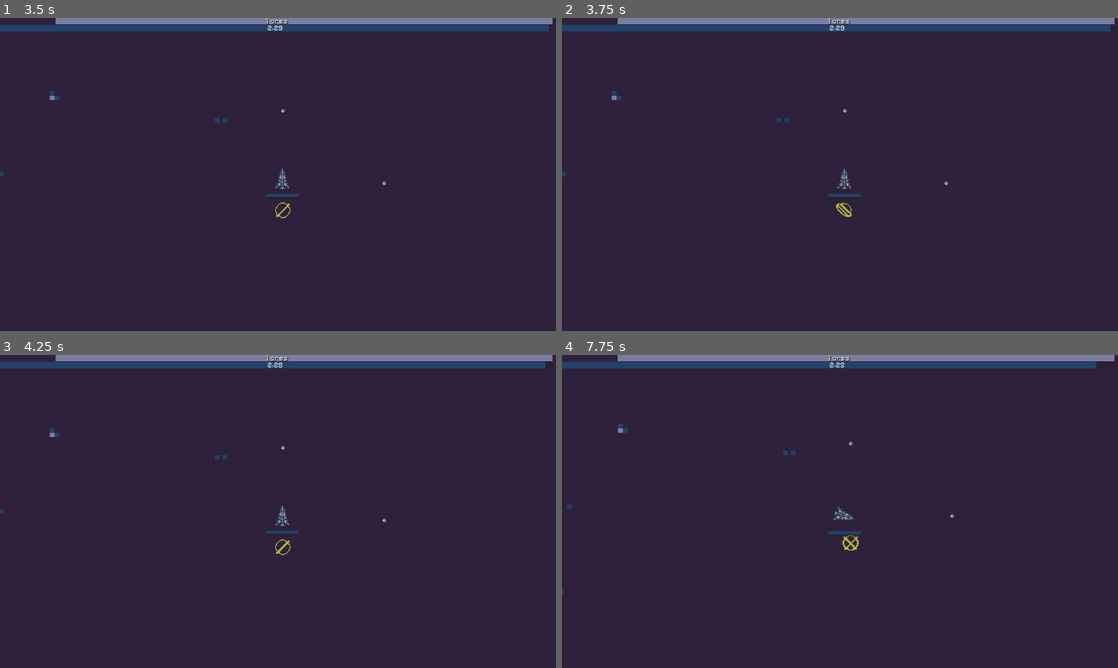
Above: before the commit, frames 1-4 (two rows, left to right).
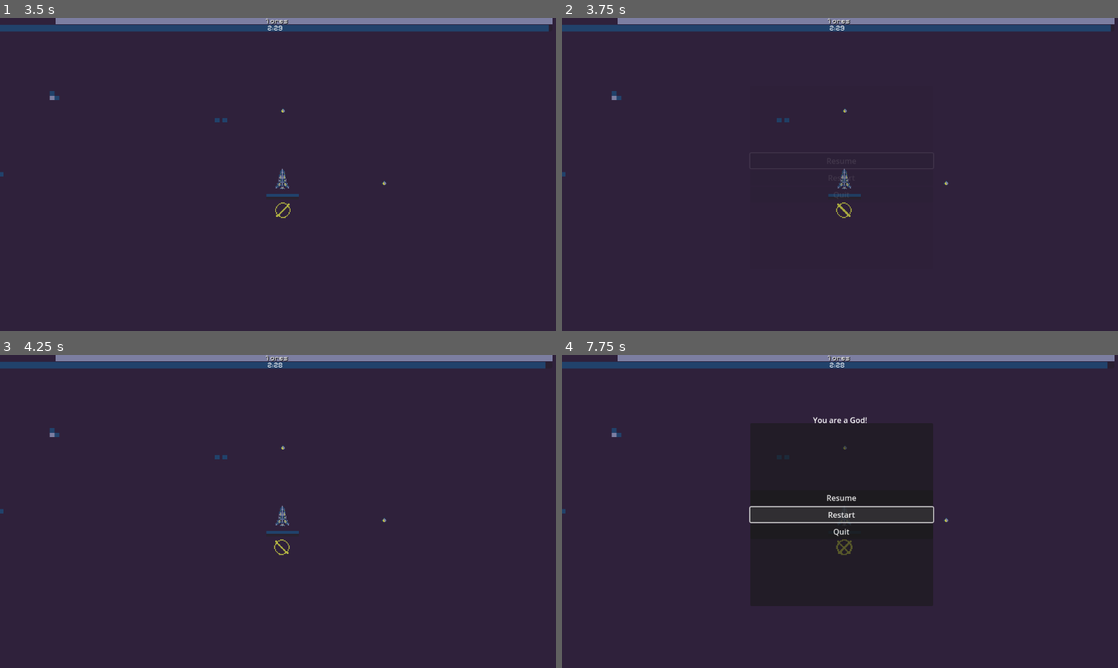
Above: after the commit, the same moments.

Repository: iparosds/Quantum-Reflections
Game: Godot game, scene res://scenes/menu.tscn
The game is run twice, just before and just after one commit, with the same random seed, the same clock (stepped at 60 frames per second) and the same inputs.
Inputs (mouse positions are in pixels of both pictures, inside the frame that each line leads up to):
- Up to frame 1 (3.5 s): click "Credits" at 0.5 s; move the mouse to (400, 158) at 1.27 s; hold Right (move_right) 1.28-2 s; tap Tab (boost) at 1.35 s; click "Back" at 2 s; click "New Game" at 2.75 s
- Up to frame 2 (3.75 s): tap Enter (enter) at 3.5, 3.6 s; move the mouse to (728, 190) at 3.52 s; hold Escape (back) from 3.53 s (still down)
- Up to frame 3 (4.25 s): keep holding Escape (back)
- Up to frame 4 (7.75 s): tap Space at 4.25 s; move the mouse to (895, 442) at 4.27 s; release Escape (back) at 4.28 s; hold Right (move_right) 4.28-5.03 s; tap 7 (god) at 4.35, 6.6 s; move the mouse to (812, 574) at 5.02 s; hold Up (move_up) 5.03-5.78 s; tap Tab (boost) at 5.1, 7.35 s; move the mouse to (1006, 558) at 5.77 s; hold A (move_left) 5.78-7.28 s; tap Enter (enter) at 5.85 s; tap P (pause) at 6.4 s; move the mouse to (673, 464) at 6.52 s; move the mouse to (867, 511) at 7.27 s; hold Escape (back) from 7.28 s (still down)

Frame 1 is identical in both runs. In frame 2, less than 0.1% of the frame differs, in the area x 49-53%, y 58-64%; in frame 3, less than 0.1%; in frame 4, 4.0%, in the area x 0-99%, y 2-77%.

Commit message:
Consertando menu de pause.

Diff:
--- a/scenes/creditos.tscn
+++ b/scenes/creditos.tscn
@@ -1,6 +1,6 @@
 [gd_scene load_steps=6 format=3 uid="uid://1xxwiwv6mkli"]
 
-[ext_resource type="Script" uid="uid://b7pyo88fi3cou" path="res://scenes/creditos.gd" id="1_72of5"]
+[ext_resource type="Script" uid="uid://b7pyo88fi3cou" path="res://scripts/creditos.gd" id="1_72of5"]
 [ext_resource type="Texture2D" uid="uid://krnpsv5q7w60" path="res://assets/sprites/creditos2.png" id="1_ltvou"]
 [ext_resource type="FontFile" uid="uid://d3qxk71omhsy" path="res://assets/font/PixelifySans-VariableFont_wght.ttf" id="3_kuonx"]
 [ext_resource type="AudioStream" uid="uid://bnr2bup87a15w" path="res://assets/sounds/MENU SOUND - SELECT.wav" id="4_0k3em"]
--- a/scenes/game.tscn
+++ b/scenes/game.tscn
@@ -119,7 +119,6 @@
 text = "You are a God!"
 
 [node name="Pause" type="CanvasLayer" parent="."]
-visible = false
 
 [node name="PauseMenu" parent="Pause" instance=ExtResource("8_de88q")]
 offset_left = 3.0
--- a/scenes/pause_menu.tscn
+++ b/scenes/pause_menu.tscn
@@ -81,10 +81,11 @@
 
 [node name="ColorRect" type="ColorRect" parent="."]
 material = SubResource("ShaderMaterial_htex5")
-layout_mode = 1
-anchors_preset = 15
-anchor_right = 1.0
-anchor_bottom = 1.0
+layout_mode = 2
+offset_left = 541.0
+offset_top = 378.0
+offset_right = 611.0
+offset_bottom = 378.0
 grow_horizontal = 2
 grow_vertical = 2
 
@@ -104,10 +105,10 @@
 
 [node name="VBoxContainer" type="VBoxContainer" parent="PanelContainer"]
 layout_mode = 2
-size_flags_horizontal = 4
 size_flags_vertical = 4
 
 [node name="Resume" type="Button" parent="PanelContainer/VBoxContainer"]
+process_mode = 3
 layout_mode = 2
 text = "Resume"
 
@@ -121,7 +122,7 @@
 
 [node name="AnimationPlayer" type="AnimationPlayer" parent="."]
 libraries = {
-"": SubResource("AnimationLibrary_hjivf")
+&"": SubResource("AnimationLibrary_hjivf")
 }
 
 [connection signal="pressed" from="PanelContainer/VBoxContainer/Resume" to="." method="_on_resume_pressed"]
--- a/scenes/volume.tscn
+++ b/scenes/volume.tscn
@@ -12,13 +12,11 @@
 
 [node name="Volume" type="Control"]
 layout_mode = 3
-anchors_preset = 15
-anchor_right = 1.0
-anchor_bottom = 1.0
-offset_left = 4.0
-offset_top = 1.0
-offset_right = 4.0
-offset_bottom = 1.0
+anchors_preset = 8
+anchor_left = 0.5
+anchor_top = 0.5
+anchor_right = 0.5
+anchor_bottom = 0.5
 grow_horizontal = 2
 grow_vertical = 2
 size_flags_horizontal = 4
@@ -65,9 +63,9 @@
 focus_neighbor_top = NodePath("../Volume")
 focus_neighbor_bottom = NodePath("../../../Back")
 theme_override_colors/font_hover_color = Color(0.705882, 0.709804, 0.258824, 1)
+theme_override_colors/font_color = Color(0.486275, 0.494118, 0.631373, 1)
+theme_override_colors/font_focus_color = Color(0.705882, 0.709804, 0.258824, 1)
 theme_override_colors/font_pressed_color = Color(0.486275, 0.494118, 0.631373, 1)
-theme_override_colors/font_focus_color = Color(0.705882, 0.709804, 0.258824, 1)
-theme_override_colors/font_color = Color(0.486275, 0.494118, 0.631373, 1)
 theme_override_font_sizes/font_size = 12
 text = "Mute"
 expand_icon = true
--- a/scripts/pause_menu.gd
+++ b/scripts/pause_menu.gd
@@ -1,4 +1,6 @@
 extends Control
+
+@onready var btn_resume: Button = $PanelContainer/VBoxContainer/Resume
 
 func _ready():
 	$AnimationPlayer.play("RESET")
@@ -10,6 +12,8 @@
 func pause():
 	get_tree().paused = true
 	$AnimationPlayer.play("blur")
+	btn_resume.grab_focus()
+
 
 func testEsc():
 	if Input.is_action_just_pressed("back") and get_tree().paused == false:
@@ -27,5 +31,5 @@
 func _on_quit_pressed():
 	get_tree().quit()
 
-#func _process(_delta):
-#	testEsc()
+func _process(_delta):
+	testEsc()
Not shown: 1 places in scenes/menu.tscn that only renumber resources
Not shown: 2 places in scenes/settings_menu.tscn that only renumber resources
Not shown: 1 places in scenes/volume.tscn that only renumber resources
Renamed: scenes/creditos.gd -> scripts/creditos.gd
Renamed: scenes/creditos.gd.uid -> scripts/creditos.gd.uid
